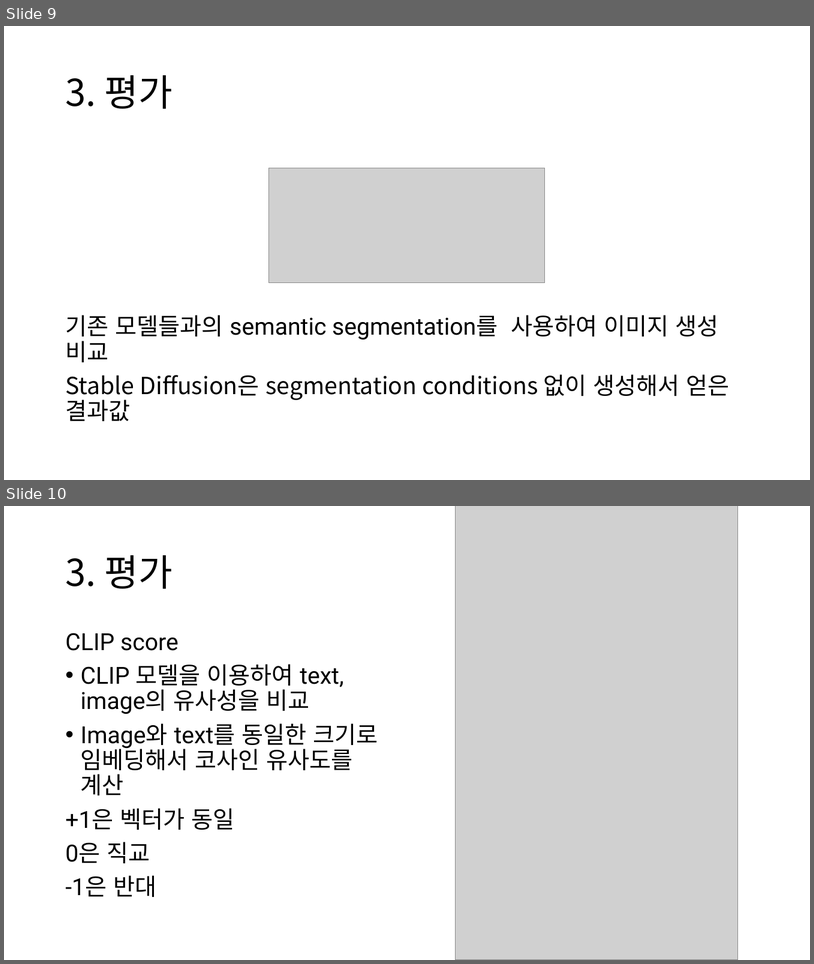
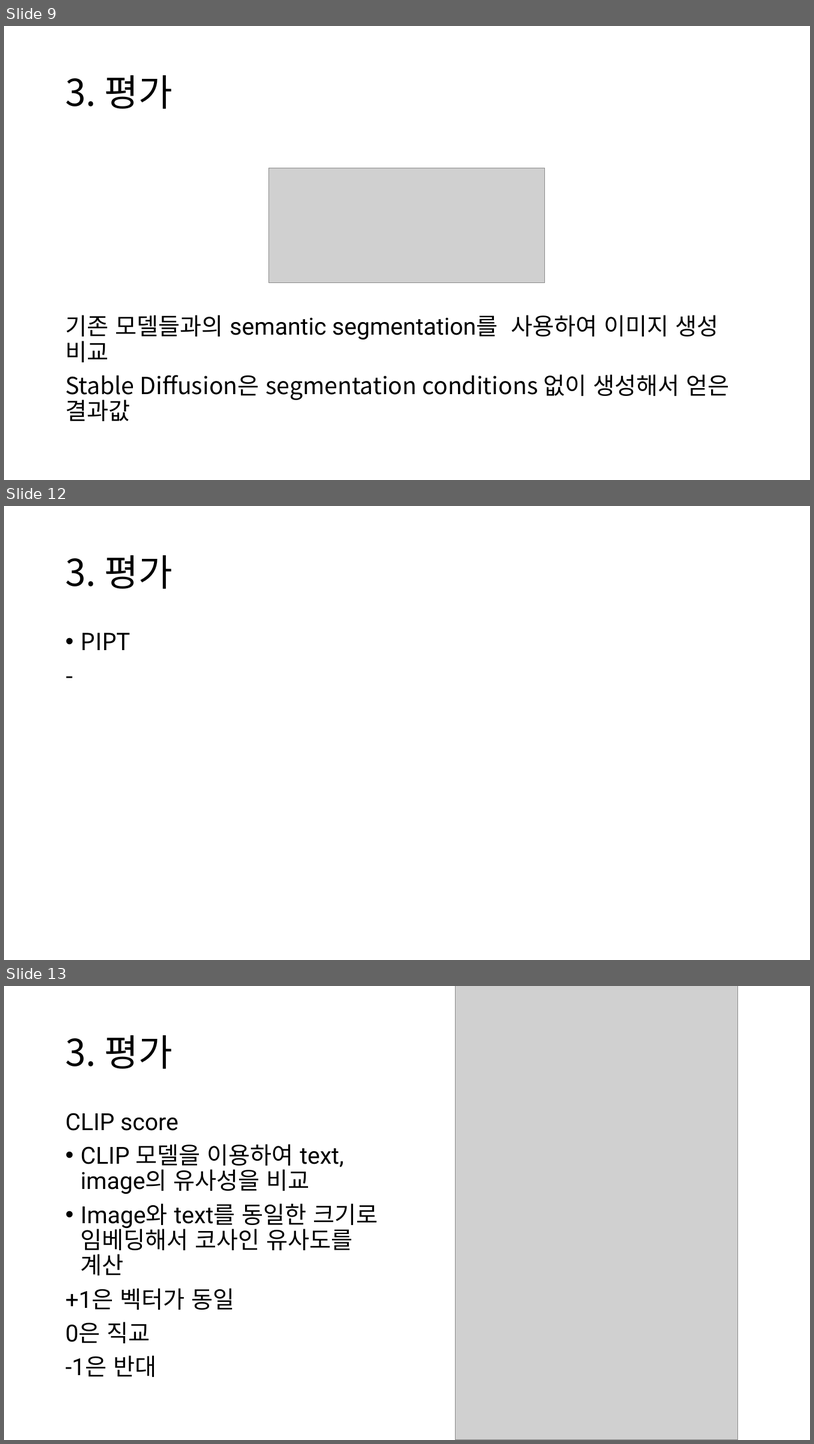
Before and after one commit to chroion/paper-review, a slide deck: Adding Conditional Control to Text-to-Image Diffusion Models/Adding Conditional Control to Text-to-Image Diffusion Models.pptx. Shown one above the other, each under a label of ours: slides 9 and 10 before the commit, slides 9, 12 and 13 after it; the slides between them are not shown. The pictures are 814x964 and 814x1444 pixels, drawn with LibreOffice and Linux fonts; fonts in the diff are those of the drawing; grey boxes stand for pictures. Boxes give left, top, right and bottom in pixels: in the first picture for what was removed or moved away, otherwise in the second. Text is boxed around its words. In the diff, an @@ line names an element or a change of style, - is before the commit and + after.

```diff
--- a/Adding Conditional Control to Text-to-Image Diffusion Models/Adding Conditional Control to Text-to-Image Diffusion Models.pptx
+++ b/Adding Conditional Control to Text-to-Image Diffusion Models/Adding Conditional Control to Text-to-Image Diffusion Models.pptx
@@ slide 12 added at [4,506,810,960], background #FFFFFF @@
@@ title added at [65,555,173,589], 44 pt, text #000000 @@
+3. 평가
@@ text added at [81,633,131,650], 28 pt, text #000000 @@
+• PIPT
+-
@@ what was slide 10 is now slide 13 @@
```
Also in this commit, not shown: 2 other slides added, 2 other files.
